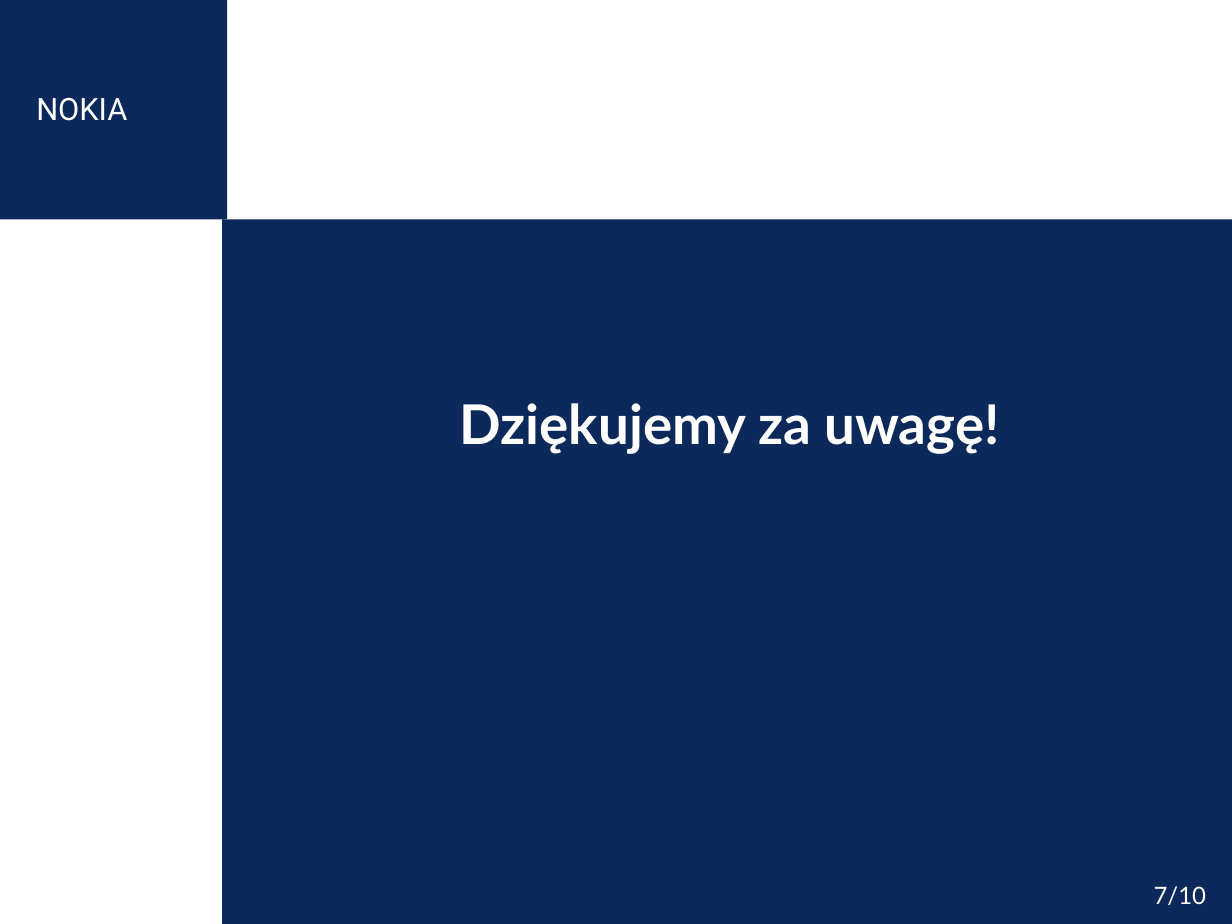
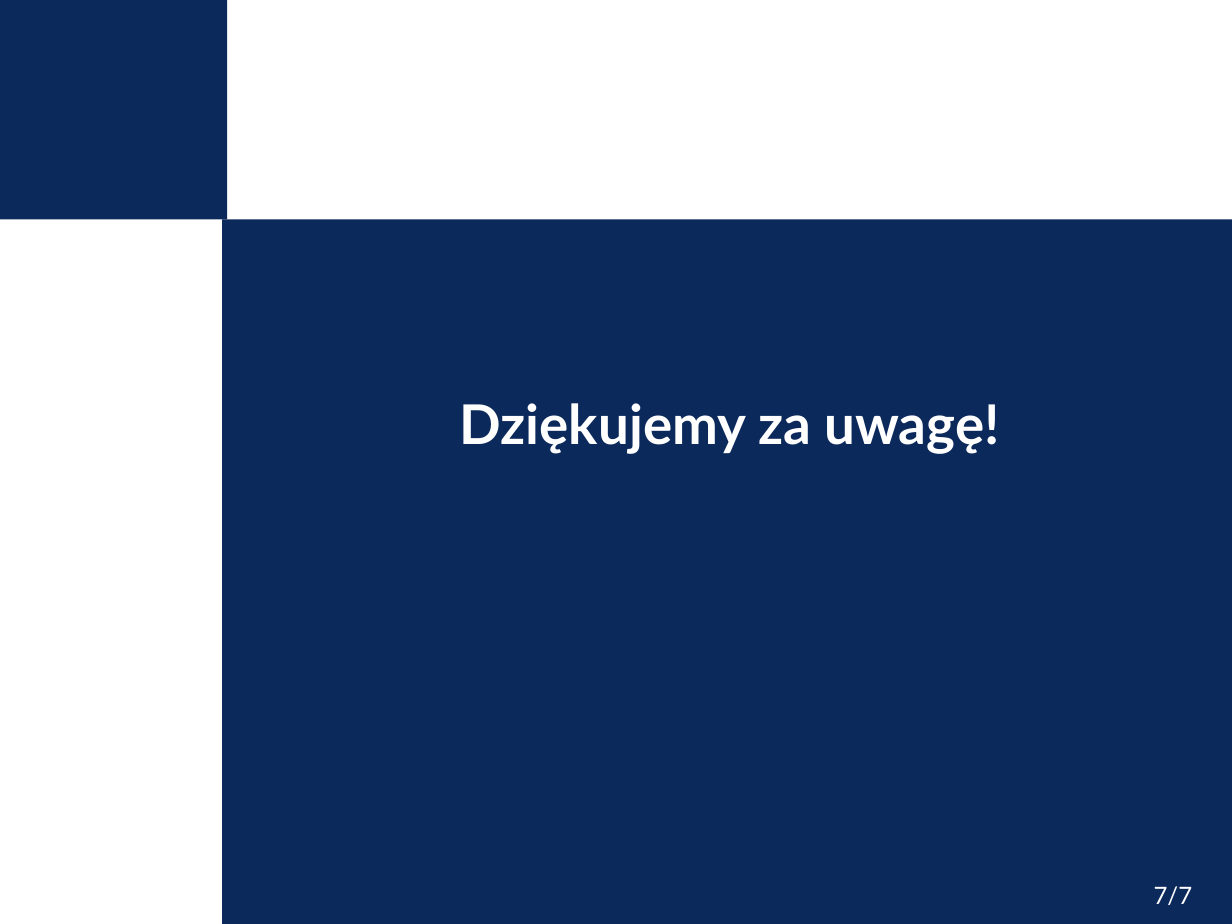
Before and after one commit to nokia-wroclaw/innovativeprojects-healthiness-of-data, a slide deck: slide 7 of KPZ_demo_prezentacja.pptx. Drawn at 1232x924 pixels with LibreOffice and Linux fonts; fonts in the diff are those of the drawing; background and template pictures are left out. Boxes give left, top, right and bottom in pixels: in the first picture for what was removed or moved away, otherwise in the second. Text is boxed around its words. In the diff, an @@ line names an element or a change of style, - is before the commit and + after.

```diff
--- a/KPZ_demo_prezentacja.pptx
+++ b/KPZ_demo_prezentacja.pptx
@@ text removed at (36,97,127,121) @@
-NOKIA
@@ page number at (1154,886,1193,905): text changed @@
-7/10
+7/7
```
Also in this commit, not shown: 2 other slides changed, 1 other file.
